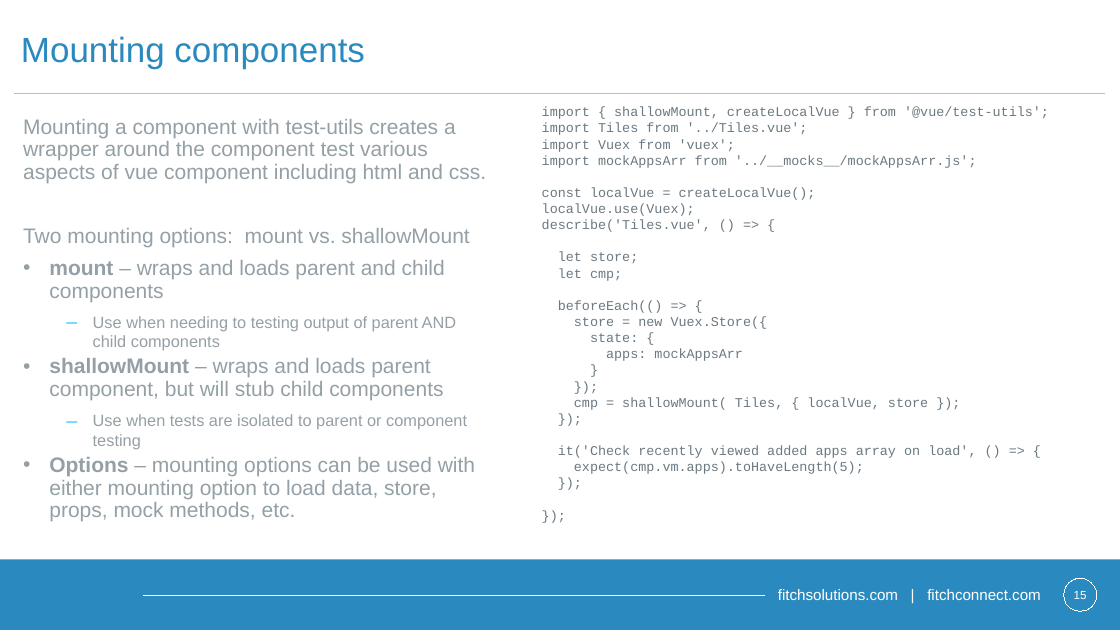
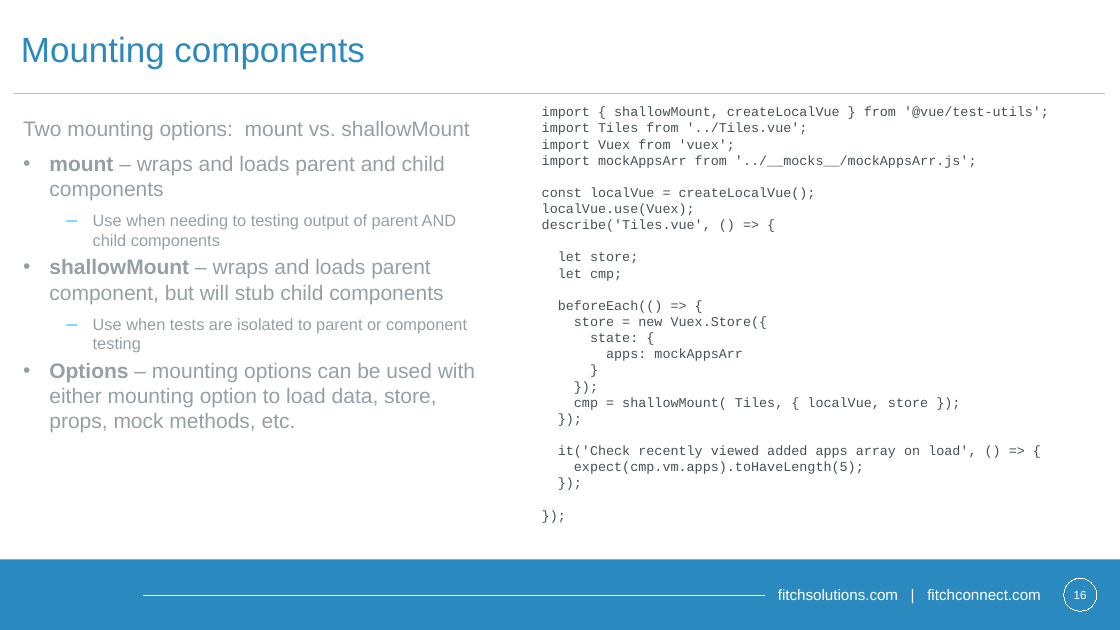
Before and after one commit to Contrapuntist/jesttutorial, a slide deck: slide 16 of presentation/unittestingintro.pptx (slide 15 before the commit). Drawn at 1120x630 pixels with LibreOffice and Linux fonts; fonts in the diff are those of the drawing; background and template pictures are left out. Boxes give left, top, right and bottom in pixels: in the first picture for what was removed or moved away, otherwise in the second. Text is boxed around its words. In the diff, an @@ line names an element or a change of style, - is before the commit and + after.

```diff
--- a/presentation/unittestingintro.pptx
+++ b/presentation/unittestingintro.pptx
@@ text at (x1=23, y1=119, x2=486, y2=183): paragraph removed @@
-Mounting a component with test-utils creates a wrapper around the component test various aspects of vue component including html and css.
@@ text "import { shallowMount, createLocalVue } ..." at (x1=542, y1=107, x2=1049, y2=474): text colour #6B7981 to #475156 @@
@@ text at (x1=23, y1=121, x2=475, y2=432): line spacing 0.9 to 1 @@
```
Also in this commit, not shown: 5 other slides changed, 1 slide added, 1 slide removed.
